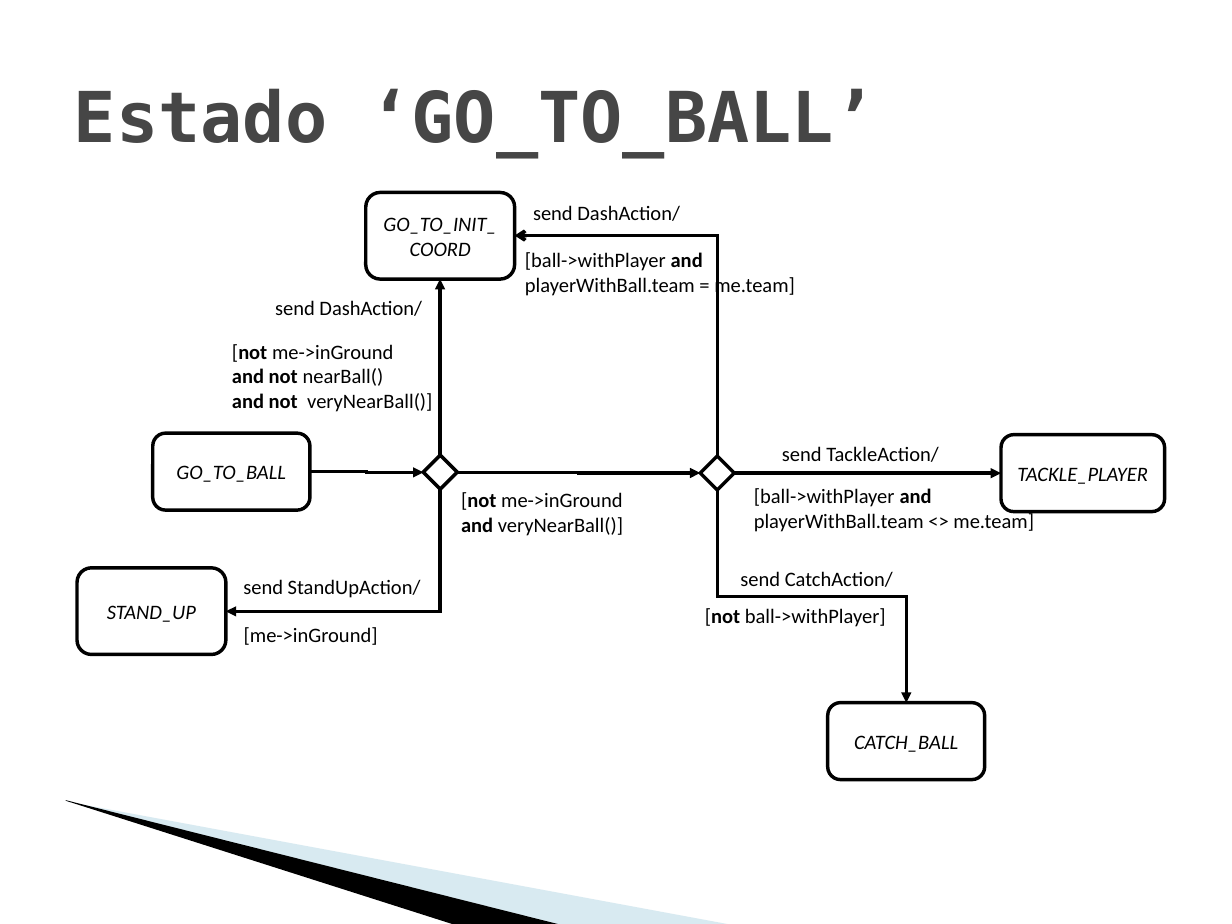
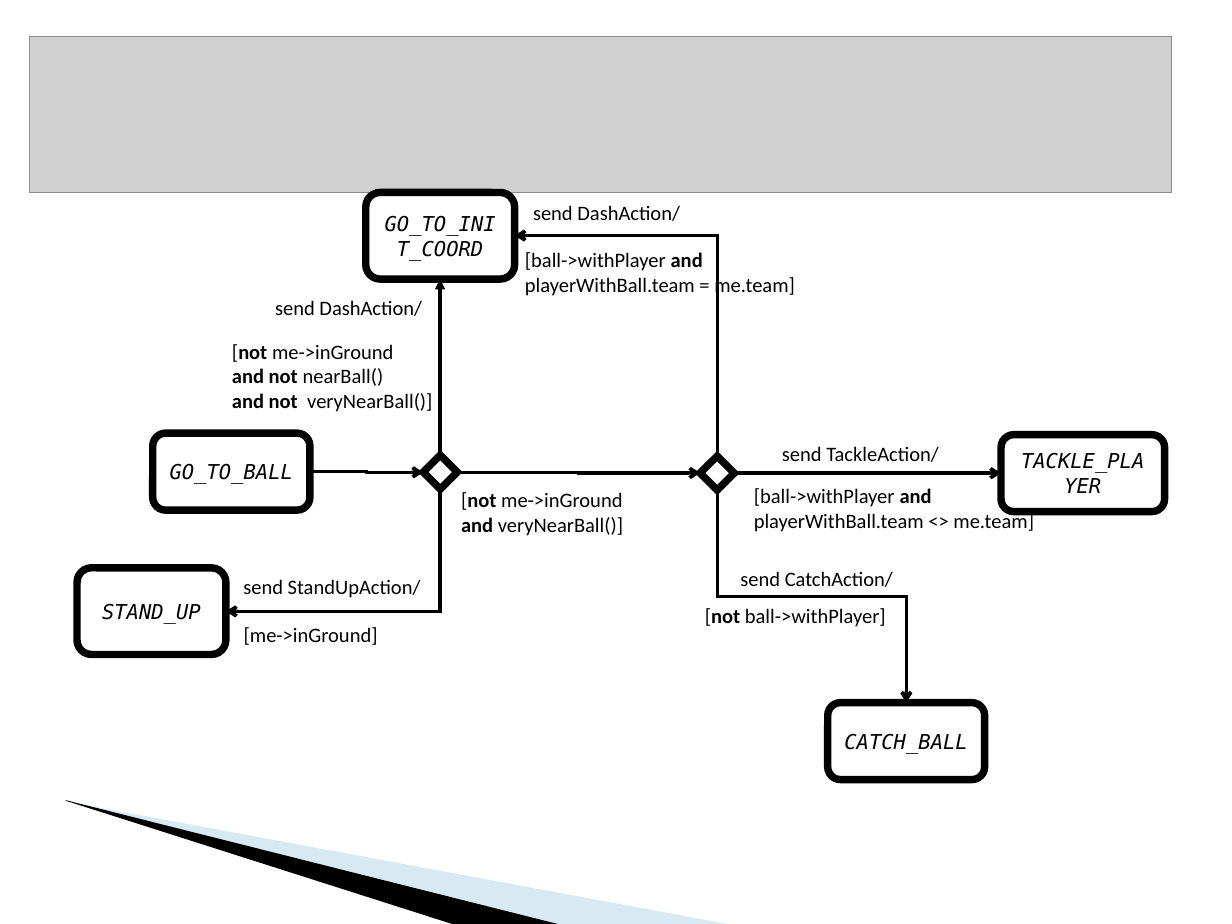
Before and after one commit to krishprince/rollerslam, a slide deck: slide 10 of docs/PresentationAgentes.ppt. Drawn at 1232x924 pixels with LibreOffice and Linux fonts; fonts in the diff are those of the drawing; grey boxes stand for pictures; background and template pictures are left out. Boxes give left, top, right and bottom in pixels: in the first picture for what was removed or moved away, otherwise in the second. Text is boxed around its words. In the diff, an @@ line names an element or a change of style, - is before the commit and + after.

```diff
--- a/docs/PresentationAgentes.ppt
+++ b/docs/PresentationAgentes.ppt
@@ picture added at [30, 36, 1172, 192] @@
@@ title removed at [74, 88, 876, 157] @@
-Estado ‘GO_TO_BALL’
@@ font Calibri to DejaVu Sans Mono; outline #000000 2.01 pt to #000000 4.34 pt in 5 elements at [153, 434, 310, 510], [366, 192, 515, 278], [78, 568, 227, 654], [828, 702, 984, 779], [1002, 435, 1165, 511] @@
@@ elbow arrow (310, 472) - (424, 472): arrowheads changed @@
@@ diamond at [424, 455, 458, 489]: outline #000000 2.01 pt to #000000 4.34 pt @@
@@ elbow arrow (457, 472) - (700, 473): arrowheads changed @@
@@ diamond at [700, 456, 734, 490]: outline #000000 2.01 pt to #000000 4.34 pt @@
@@ elbow arrow (734, 473) - (1002, 473): arrowheads changed @@
@@ elbow arrow (440, 489) - (225, 611): arrowheads changed @@
@@ elbow arrow (717, 490) - (907, 702): arrowheads changed @@
```
Also in this commit, not shown: 11 other slides changed, 5 slides added, 2 slides removed.
